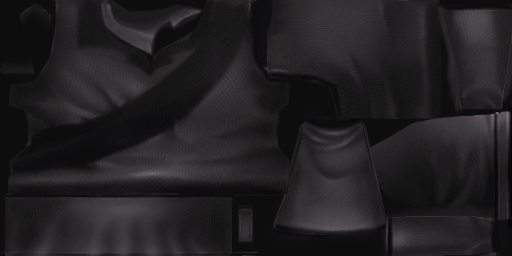
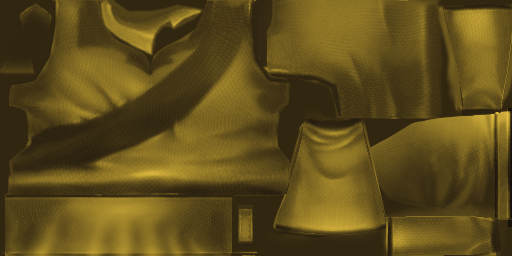
Layers edited between the first and the second w=512, h=256 image:
hid "Livello 2 copia 4" over [0, 0, 512, 256]
hid "FitLink00_BodyA" (2nd of 3) over [0, 0, 512, 256]
